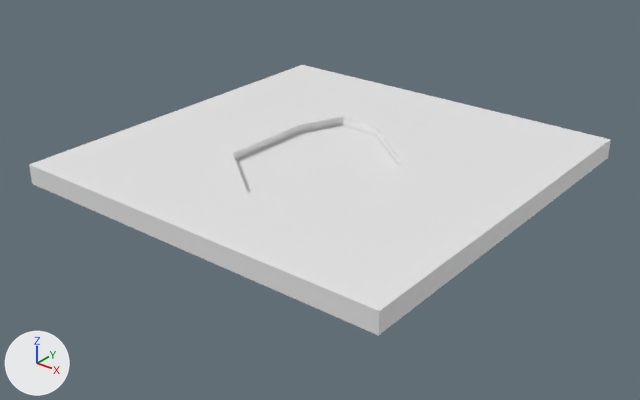
Before and after pictures for a commit that changed the FBX model Assets/Models/FinalModels/W1/W1_GROUND_2.fbx.
Before and after are seen from a 50 mm lens placed at (89.66, -31.27, -34.22), pointed at (65.39, -0.93, -53.02). Arrows for +X, +Y and +Z are at lower left; the lights stay in place.

Objects in the first picture: 'W1_GROUND_2'.
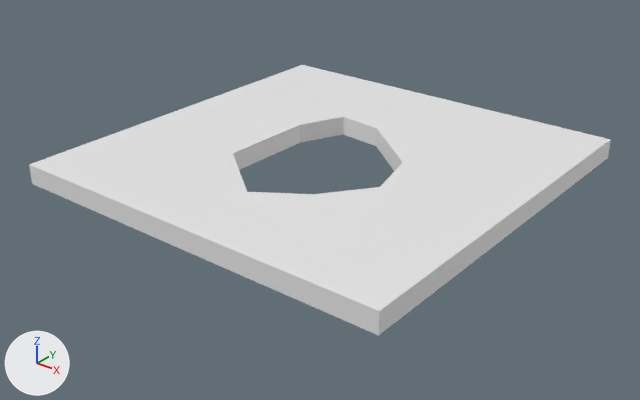
What the commit changed:
me_cube_010 is used by ob_w1_ground_2; location (65.23, 0.0, -51.32).
me_cube_010 had 81 vertices, 88 faces and spanned x -10.0..10.0, y -10.0..10.0, z -0.5..0.5.
me_cube_010 now has 72 vertices, 72 faces and spans x -10.0..10.0, y -10.0..10.0, z -0.5..0.5.
Part 1, on me_cube_010:
9 vertices are removed from x -1.5..1.3, y -2.4..1.0, z 0.0.
16 faces are deleted.

What differs and where, as boxes [x1, y1, x2, y2] in the pictures (640 x 400 px):
part 1 of me_cube_010, deleted: before [236, 126, 398, 194]
